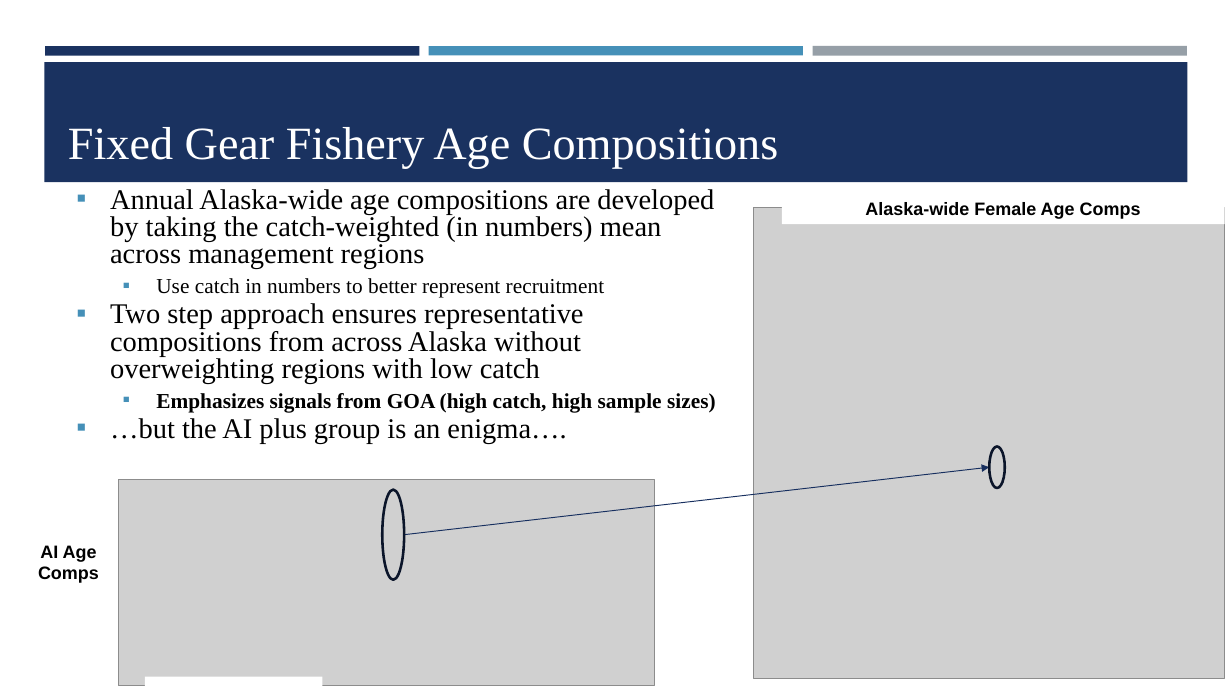
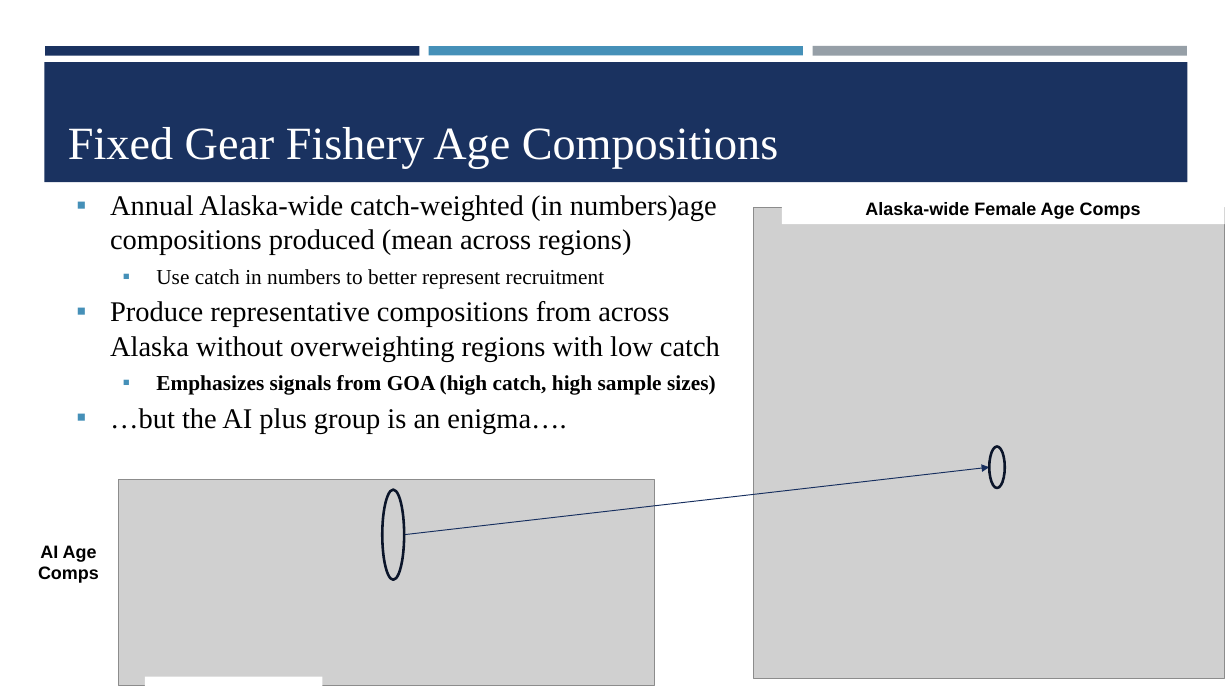
Before and after one commit to dgoethel-noaa/2026_Sablefish_CIE, a slide deck: slide 9 of Presentations/6. Sablefish CIE_Data_Assessment.pptx. Drawn at 1232x693 pixels with LibreOffice and Linux fonts; fonts in the diff are those of the drawing; grey boxes stand for pictures; background and template pictures are left out. Boxes give left, top, right and bottom in pixels: in the first picture for what was removed or moved away, otherwise in the second. Text is boxed around its words. In the diff, an @@ line names an element or a change of style, - is before the commit and + after.

```diff
--- a/Presentations/6. Sablefish CIE_Data_Assessment.pptx
+++ b/Presentations/6. Sablefish CIE_Data_Assessment.pptx
@@ text at bbox=[110, 195, 717, 255]: text changed @@
-▪ Annual Alaska-wide age compositions are developed by taking the catch-weighted (in numbers) mean across management regions
+▪ Annual Alaska-wide catch-weighted (in numbers)age compositions produced (mean across regions)
@@ text at bbox=[110, 269, 716, 434]: line spacing 0.8 to 1 @@
@@ text at bbox=[110, 301, 720, 362]: text changed @@
-▪ Two step approach ensures representative compositions from across Alaska without overweighting regions with low catch
+▪ Produce representative compositions from across Alaska without overweighting regions with low catch
```
Also in this commit, not shown: 11 other slides changed, 2 slides added, 2 other files.
